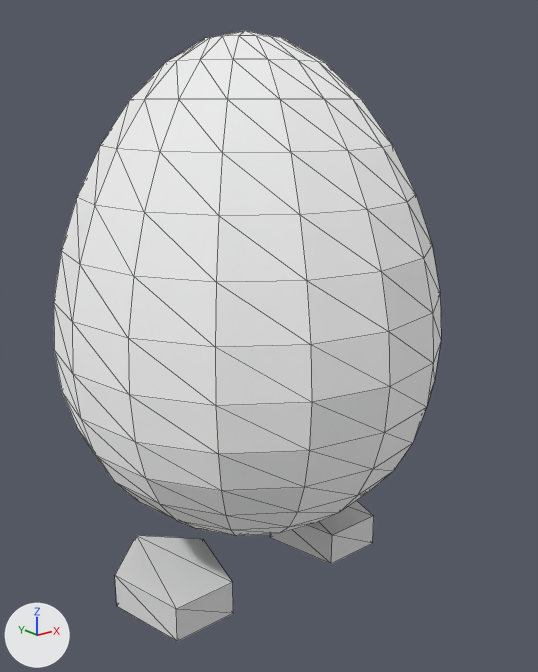
Before and after pictures for a commit that changed the glTF model assets/chicken3d/eggie.glb.
Camera for both pictures: a camera (50 mm lens) standing at (-3.11, -4.11, 3.52) and looking at (0.08, -0.13, 1.93). Every picture has the same lights, and +X, +Y and +Z are marked at lower left. Mesh edges are drawn as thin lines. Where no turn or scale is listed for an object, it has been applied to the vertices. Vertices at the same position are counted once.

In view in the first picture: 'LeftFoot', 'RightFoot', 'Sphere'.
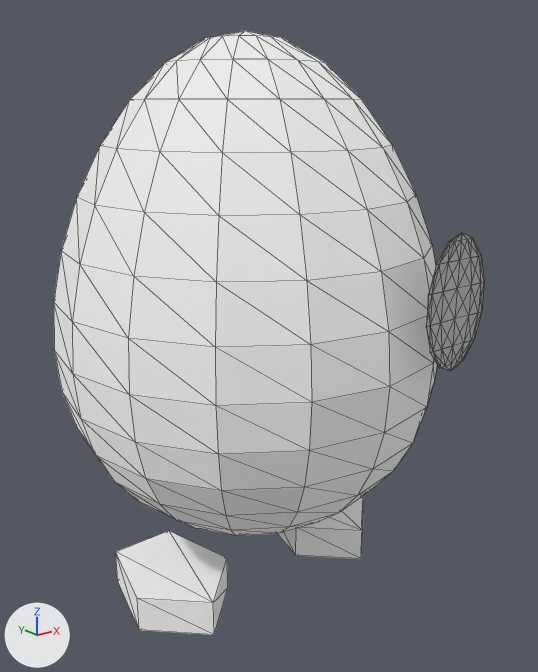
Commit message: WIP eggie

Edits to the bpy script that builds the scene:
```text
Add mat_f3dlite_material_003:
    mat_f3dlite_material_003 = bpy.data.materials.new('f3dlite_material.003')
    mat_f3dlite_material_003.use_nodes = True; mat_f3dlite_material_003.node_tree.nodes.clear()
    _N = mat_f3dlite_material_003.node_tree.nodes; _L = mat_f3dlite_material_003.node_tree.links
    n0 = _N.new('ShaderNodeBsdfPrincipled'); n0.name = 'Principled BSDF'
    n0.inputs[1].default_value = 1.0  # 'Metallic'
    n0.inputs[2].default_value = 1.0  # 'Roughness'
    n1 = _N.new('ShaderNodeOutputMaterial'); n1.name = 'Material Output'
    n2 = _N.new('ShaderNodeVertexColor'); n2.name = 'Color Attribute'
    _L.new(n0.outputs[0], n1.inputs[0])  # 'BSDF' to 'Surface'
    _L.new(n2.outputs[0], n0.inputs[0])  # 'Color' to 'Base Color'
Add mat_f3dlite_material_002:
    mat_f3dlite_material_002 = bpy.data.materials.new('f3dlite_material.002')
    mat_f3dlite_material_002.use_nodes = True; mat_f3dlite_material_002.node_tree.nodes.clear()
    _N = mat_f3dlite_material_002.node_tree.nodes; _L = mat_f3dlite_material_002.node_tree.links
    n0 = _N.new('ShaderNodeBsdfPrincipled'); n0.name = 'Principled BSDF'
    n0.inputs[1].default_value = 1.0  # 'Metallic'
    n0.inputs[2].default_value = 1.0  # 'Roughness'
    n1 = _N.new('ShaderNodeOutputMaterial'); n1.name = 'Material Output'
    n2 = _N.new('ShaderNodeVertexColor'); n2.name = 'Color Attribute'
    _L.new(n0.outputs[0], n1.inputs[0])  # 'BSDF' to 'Surface'
    _L.new(n2.outputs[0], n0.inputs[0])  # 'Color' to 'Base Color'
Change me_cylinder:
    where me_cylinder.from_pydata(...)  # 10 vertices, 16 faces; spans x -0.504..0.504, y -0.429..0.53, z -0.13..0.13
    used by ob_leftfoot; location = (-0.726, 0.0, 0.161); scale = (0.75, 1.0, 1.0)
    me_cylinder part 1: vertex colours changed
    add me_cylinder.materials.append(mat_f3dlite_material_003)
Change me_cylinder_001:
    where me_cylinder_001.from_pydata(...)  # 10 vertices, 16 faces; spans x -0.504..0.504, y -0.429..0.53, z -0.13..0.13
    used by ob_rightfoot; location = (0.704, 0.0, 0.161); scale = (0.75, 1.0, 1.0)
    me_cylinder_001 part 2: vertex colours changed
    add me_cylinder_001.materials.append(mat_f3dlite_material)
Add me_sphere:
    me_sphere.from_pydata(...)  # a UV sphere (12 segments, 7 rings, poles along z) spanning x -0.292..0.292, y -0.292..0.292, z -0.3..0.3
    me_sphere.materials.append(mat_f3dlite_material_002)
Change ob_leftfoot:
    ob_leftfoot.location: (-0.726, 0.0, 0.161) -> (0.704, 0.0, 0.161)
    ob_leftfoot.rotation_euler: (0.0, 0.0, 0.0) -> (0.0, 0.0, -3.142)  # degrees (0, 0, 0) -> degrees (0, 0, -180)
Change ob_rightfoot:
    ob_rightfoot.location: (0.704, 0.0, 0.161) -> (-0.726, 0.0, 0.161)
    ob_rightfoot.rotation_euler: (0.0, 0.0, 0.0) -> (0.0, 0.0, -3.142)  # degrees (0, 0, 0) -> degrees (0, 0, -180)
Add ob_lefteye:
    ob_lefteye = bpy.data.objects.new('LeftEye', me_sphere)
    ob_lefteye.location = (0.466, -1.436, 2.375)
    ob_lefteye.scale = (0.9, 0.0, 1.42)
```

Changed parts and their boxes (x1, y1, x2, y2) in the pictures (538 x 672 px):
'RightFoot', recoloured, moved, turned: before (270, 501, 374, 564); after (116, 531, 228, 635)
'LeftFoot', recoloured, moved, turned: before (115, 535, 233, 642); after (278, 497, 363, 559)
'LeftEye', added: after (426, 233, 484, 371)
